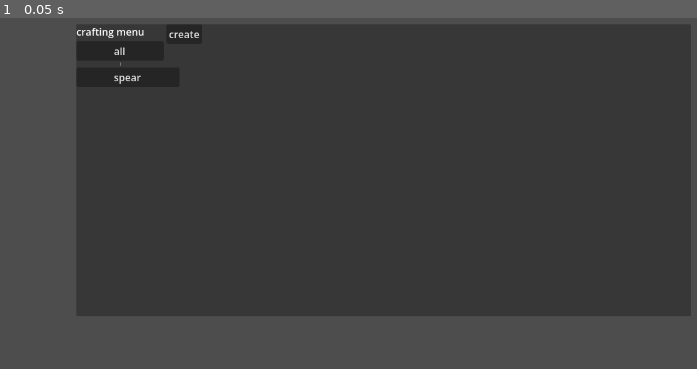
Above: before the commit, frame 1.
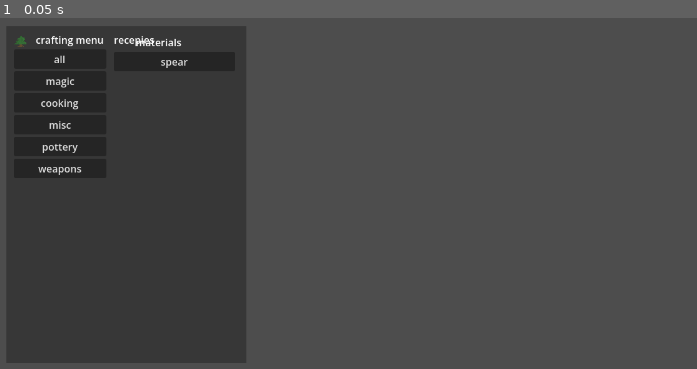
Above: after the commit, the same moment.

Repository: darthchicken4/MultiSurvivor
Game: Godot game, scene res://scenes/ui/crafting_ui/crafting_ui.tscn
Two runs of this game, one before a commit and one after it. Both use one fixed random seed, a clock stepped at 60 frames per second and the inputs below. This scene is started directly instead of the project's main scene.
Inputs:
- Up to frame 1 (0.05 s): no input

The runs differ from the first frame. In frame 1, 3.5% of the frame differs, in the area x 2-29%, y 1-46%.

Commit message:
craftin ui

Diff:
--- /dev/null
+++ b/Godot2DSurvivalMultiplayer/scenes/ui/crafting_ui/crafting_ui.gd
@@ -0,0 +1 @@
+extends Control
--- a/Godot2DSurvivalMultiplayer/scenes/ui/crafting_ui/crafting_ui.tscn
+++ b/Godot2DSurvivalMultiplayer/scenes/ui/crafting_ui/crafting_ui.tscn
@@ -1,4 +1,7 @@
 [gd_scene format=3 uid="uid://bckfo7cexiek"]
+
+[ext_resource type="Script" uid="uid://crmwcf7cpkik0" path="res://scenes/ui/crafting_ui/crafting_ui.gd" id="1_t1iof"]
+[ext_resource type="Texture2D" uid="uid://d8rf347yatpo" path="res://assets/sprites/tree.png" id="2_hjb8q"]
 
 [node name="CraftingUi" type="Control" unique_id=988690133]
 layout_mode = 3
@@ -8,6 +11,7 @@
 grow_horizontal = 2
 grow_vertical = 2
 size_flags_vertical = 4
+script = ExtResource("1_t1iof")
 
 [node name="MarginContainer" type="MarginContainer" parent="." unique_id=1159593457]
 layout_mode = 1
@@ -16,56 +20,111 @@
 anchor_bottom = 1.0
 grow_horizontal = 2
 grow_vertical = 2
-theme_override_constants/margin_left = 127
-theme_override_constants/margin_top = 95
-theme_override_constants/margin_right = 170
-theme_override_constants/margin_bottom = 158
+theme_override_constants/margin_left = 15
+theme_override_constants/margin_top = 98
+theme_override_constants/margin_right = 881
+theme_override_constants/margin_bottom = 83
 
 [node name="ColorRect" type="ColorRect" parent="MarginContainer" unique_id=463911780]
 layout_mode = 2
 color = Color(0.2159017, 0.21590173, 0.2159017, 1)
 
-[node name="HBoxContainer" type="HBoxContainer" parent="MarginContainer" unique_id=1504452820]
+[node name="MarginContainer" type="MarginContainer" parent="MarginContainer" unique_id=1325005474]
 layout_mode = 2
+theme_override_constants/margin_left = 12
+theme_override_constants/margin_top = 10
+theme_override_constants/margin_right = 18
+theme_override_constants/margin_bottom = 14
 
-[node name="VBoxContainer" type="VBoxContainer" parent="MarginContainer/HBoxContainer" unique_id=183642747]
+[node name="HSplitContainer" type="HSplitContainer" parent="MarginContainer/MarginContainer" unique_id=987214409]
+layout_mode = 2
+split_offsets = PackedInt32Array(113)
+split_offset = 113
+
+[node name="select_group" type="VBoxContainer" parent="MarginContainer/MarginContainer/HSplitContainer" unique_id=183642747]
 layout_mode = 2
 size_flags_horizontal = 0
 
-[node name="Label" type="Label" parent="MarginContainer/HBoxContainer/VBoxContainer" unique_id=406222418]
+[node name="HSplitContainer" type="HSplitContainer" parent="MarginContainer/MarginContainer/HSplitContainer/select_group" unique_id=355741131]
+layout_mode = 2
+
+[node name="TextureRect" type="TextureRect" parent="MarginContainer/MarginContainer/HSplitContainer/select_group/HSplitContainer" unique_id=1406898357]
+layout_mode = 2
+texture = ExtResource("2_hjb8q")
+expand_mode = 2
+
+[node name="Label" type="Label" parent="MarginContainer/MarginContainer/HSplitContainer/select_group/HSplitContainer" unique_id=406222418]
 layout_mode = 2
 text = "crafting menu "
 
-[node name="select_tab" type="VBoxContainer" parent="MarginContainer/HBoxContainer/VBoxContainer" unique_id=1982336144]
+[node name="select_tab" type="VBoxContainer" parent="MarginContainer/MarginContainer/HSplitContainer/select_group" unique_id=1982336144]
 layout_mode = 2
 
-[node name="Button" type="Button" parent="MarginContainer/HBoxContainer/VBoxContainer/select_tab" unique_id=1643301821]
+[node name="all" type="Button" parent="MarginContainer/MarginContainer/HSplitContainer/select_group/select_tab" unique_id=1643301821]
 layout_mode = 2
 text = "all"
 
-[node name="VSeparator" type="VSeparator" parent="MarginContainer/HBoxContainer/VBoxContainer" unique_id=2037452934]
+[node name="Button2" type="Button" parent="MarginContainer/MarginContainer/HSplitContainer/select_group/select_tab" unique_id=354761382]
 layout_mode = 2
-size_flags_horizontal = 4
-theme_override_constants/separation = 140
+text = "magic"
 
-[node name="VBoxContainer" type="VBoxContainer" parent="MarginContainer/HBoxContainer/VBoxContainer/VSeparator" unique_id=38219944]
-layout_mode = 0
-offset_top = 7.0
-offset_right = 165.0
-offset_bottom = 38.0
+[node name="Button3" type="Button" parent="MarginContainer/MarginContainer/HSplitContainer/select_group/select_tab" unique_id=2135651837]
+layout_mode = 2
+text = "cooking
+"
 
-[node name="Button" type="Button" parent="MarginContainer/HBoxContainer/VBoxContainer/VSeparator/VBoxContainer" unique_id=354761382]
+[node name="Button4" type="Button" parent="MarginContainer/MarginContainer/HSplitContainer/select_group/select_tab" unique_id=1753786799]
+layout_mode = 2
+text = "misc"
+
+[node name="Button5" type="Button" parent="MarginContainer/MarginContainer/HSplitContainer/select_group/select_tab" unique_id=1550832872]
+layout_mode = 2
+text = "pottery"
+
+[node name="Button6" type="Button" parent="MarginContainer/MarginContainer/HSplitContainer/select_group/select_tab" unique_id=538340782]
+layout_mode = 2
+text = "weapons"
+
+[node name="selecting recepie" type="VBoxContainer" parent="MarginContainer/MarginContainer/HSplitContainer" unique_id=974374405]
+layout_mode = 2
+
+[node name="Label" type="Label" parent="MarginContainer/MarginContainer/HSplitContainer/selecting recepie" unique_id=1847816129]
+layout_mode = 2
+text = "recepies"
+
+[node name="ScrollContainer" type="ScrollContainer" parent="MarginContainer/MarginContainer/HSplitContainer/selecting recepie" unique_id=758621323]
+layout_mode = 2
+horizontal_scroll_mode = 0
+
+[node name="Button2" type="Button" parent="MarginContainer/MarginContainer/HSplitContainer/selecting recepie" unique_id=1439546822]
 layout_mode = 2
 text = "spear"
 
-[node name="VBoxContainer2" type="VBoxContainer" parent="MarginContainer/HBoxContainer" unique_id=974374405]
+[node name="TextureRect" type="TextureRect" parent="MarginContainer/MarginContainer/HSplitContainer/selecting recepie/Button2" unique_id=1723500094]
+layout_mode = 0
+offset_top = -4.0
+offset_right = 194.0
+offset_bottom = -4.0
+texture = ExtResource("2_hjb8q")
+expand_mode = 2
+
+[node name="Label" type="Label" parent="MarginContainer/MarginContainer/HSplitContainer/selecting recepie/Button2" unique_id=1507140952]
+layout_mode = 0
+offset_left = 35.0
+offset_top = -27.0
+offset_right = 194.0
+offset_bottom = -4.0
+text = "materials"
+
+[node name="VBoxContainer" type="VBoxContainer" parent="MarginContainer/MarginContainer/HSplitContainer/selecting recepie/Button2" unique_id=1880900683]
+layout_mode = 0
+offset_top = -4.0
+offset_right = 194.0
+offset_bottom = -4.0
+alignment = 1
+
+[node name="HSplitContainer" type="HSplitContainer" parent="MarginContainer/MarginContainer/HSplitContainer/selecting recepie/Button2/VBoxContainer" unique_id=1090810648]
 layout_mode = 2
-
-[node name="Button" type="Button" parent="MarginContainer/HBoxContainer/VBoxContainer2" unique_id=1189561923]
-layout_mode = 2
-text = "create"
-
-[node name="TextureRect" type="TextureRect" parent="." unique_id=1057809424]
-layout_mode = 0
-offset_right = 40.0
-offset_bottom = 40.0
+split_offsets = PackedInt32Array(44)
+collapsed = true
+split_offset = 44
Not shown, added: Godot2DSurvivalMultiplayer/scenes/ui/crafting_ui/crafting_ui.gd.uid
